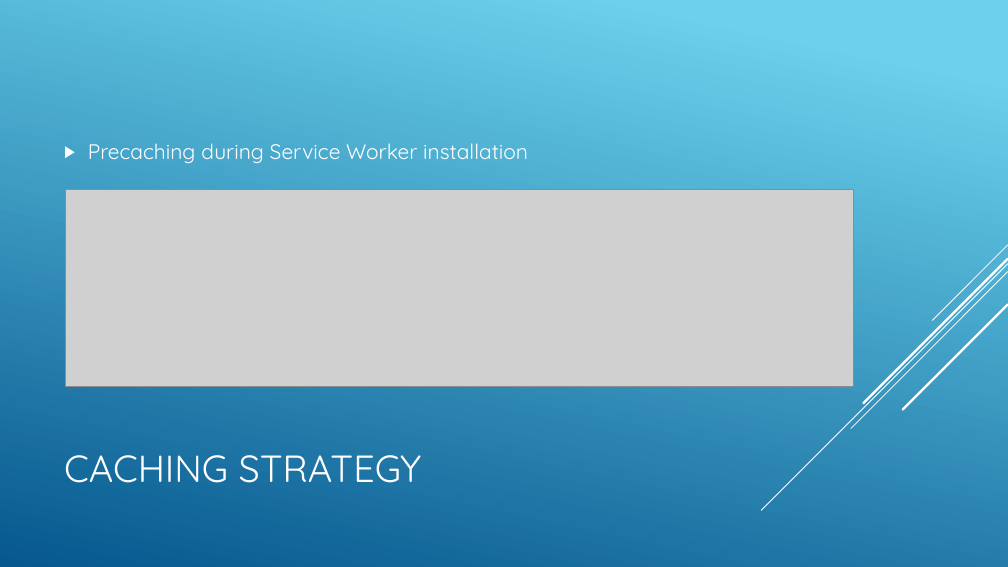
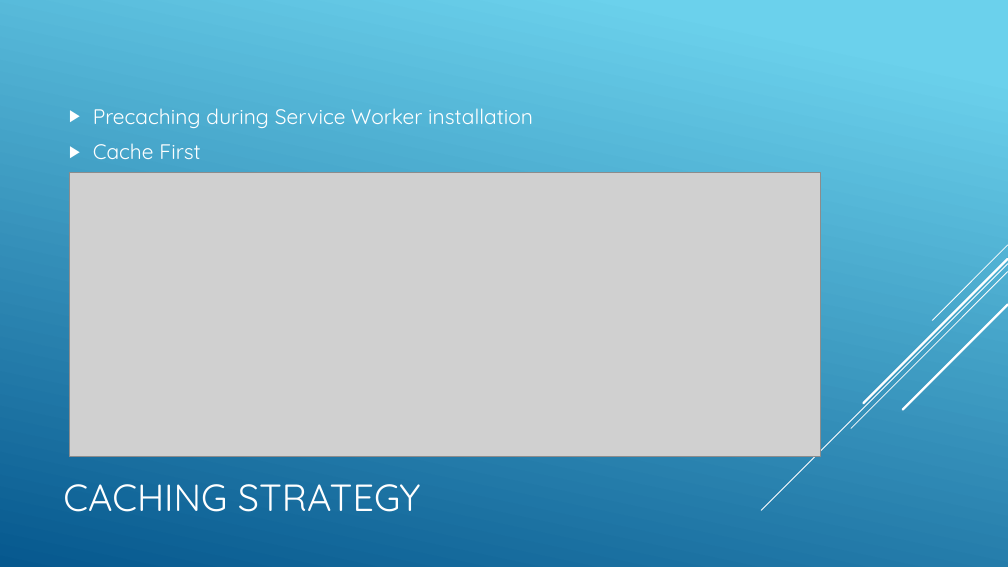
Before and after one commit to ngohungphuc/Presentation, a slide deck: slide 8 of Progressive Web App/PWA.pptx. Drawn at 1008x567 pixels with LibreOffice and Linux fonts; fonts in the diff are those of the drawing; grey boxes stand for pictures. Boxes give left, top, right and bottom in pixels: in the first picture for what was removed or moved away, otherwise in the second. Text is boxed around its words. In the diff, an @@ line names an element or a change of style, - is before the commit and + after.

Commit message:
update slide

```diff
--- a/Progressive Web App/PWA.pptx
+++ b/Progressive Web App/PWA.pptx
@@ text "Precaching during Service Worker installation": place and size @@
-text "Precaching during Service Worker installation" at [88,143,528,163]
+text "Precaching during Service Worker installation" at [93,108,533,159]
@@ text at [93,143,200,159]: paragraph added @@
+▶ Cache First
@@ picture: place and size @@
-picture at [65,190,854,386]
+picture at [70,173,820,457]
@@ title "CACHING STRATEGY": place and size @@
-title "CACHING STRATEGY" at [64,455,422,483]
+title "CACHING STRATEGY" at [63,484,421,512]
```
